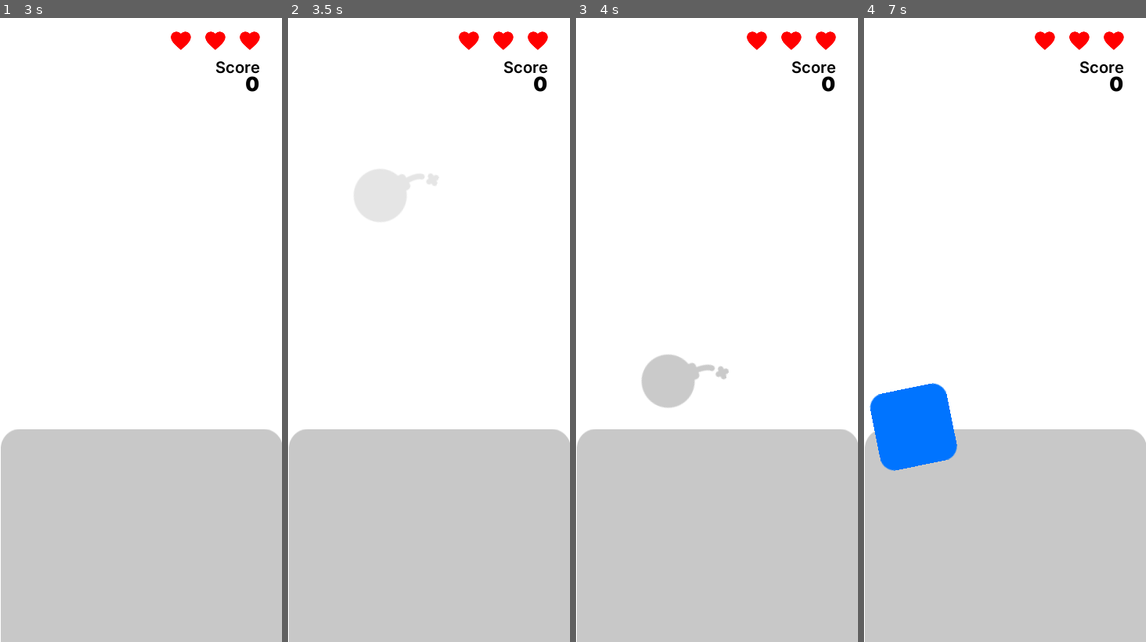
Above: before the commit, frames 1-4 (left to right).
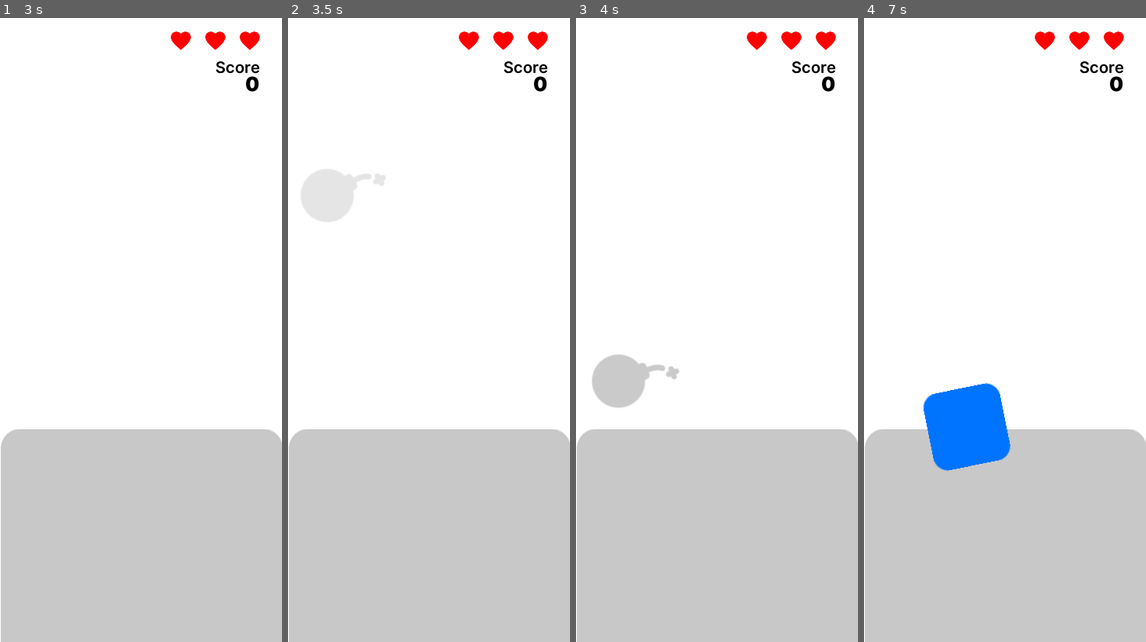
Above: after the commit, the same moments.

Repository: EmilienLeroy/FallingSquare
Game: Godot game, scene res://main.tscn
Two runs of this game, one before a commit and one after it. Both use one fixed random seed, a clock stepped at 60 frames per second and the inputs below.
Inputs (mouse positions are in pixels of both pictures, inside the frame that each line leads up to):
- Up to frame 1 (3 s): click (143, 323) at 0.5 s; move the mouse to (203, 298) at 1.27 s; click (203, 298) at 1.42 s; tap Enter at 2 s; move the mouse to (84, 361) at 2.02 s; click (84, 361) at 2.17 s; tap Space at 2.75 s; move the mouse to (101, 61) at 2.77 s; click (101, 61) at 2.92 s
- Up to frame 2 (3.5 s): no input
- Up to frame 3 (4 s): move the mouse to (702, 454) at 3.52 s; click (702, 454) at 3.67 s
- Up to frame 4 (7 s): move the mouse to (1064, 61) at 4.27 s; click (1064, 61) at 4.42 s; move the mouse to (920, 236) at 5.02 s; click (920, 236) at 5.17 s; move the mouse to (914, 67) at 5.77 s; click (914, 67) at 5.92 s; move the mouse to (962, 174) at 6.52 s; click (962, 174) at 6.67 s

Frame 1 is identical in both runs. In frame 2, 2.4% of the frame differs, in the area x 4-54%, y 24-33%; in frame 3, 2.5%; in frame 4, 4.9%, in the area x 1-52%, y 58-73%.

Commit message:
🐛 Prevent item to spawn at the same position
Now items will not be stucks on the top of the screen

Diff:
--- a/views/game.gd
+++ b/views/game.gd
@@ -76,8 +76,18 @@
 	timer.set_wait_time(interval);
 
 func update_spawn_position():
-	var positionX = rand_range(30, 300);
+	var minX = 30;
+	var maxX = 300;
+	var minDiff = maxX / 3.5;
+	var positionX = rand_range(minX, maxX);
 	var positionY = 0;
+
+	# This prevent update of the spawn position
+	# to a position very close of the previous position.
+	# Without this if the item is so big and the spawing time so little
+	# items can be stucks on the top of the screen.
+	while(abs(positionX - $Spawn.position.x) < minDiff):
+		positionX = rand_range(minX, maxX);
 
 	$Spawn.position = Vector2(positionX, positionY);
 
